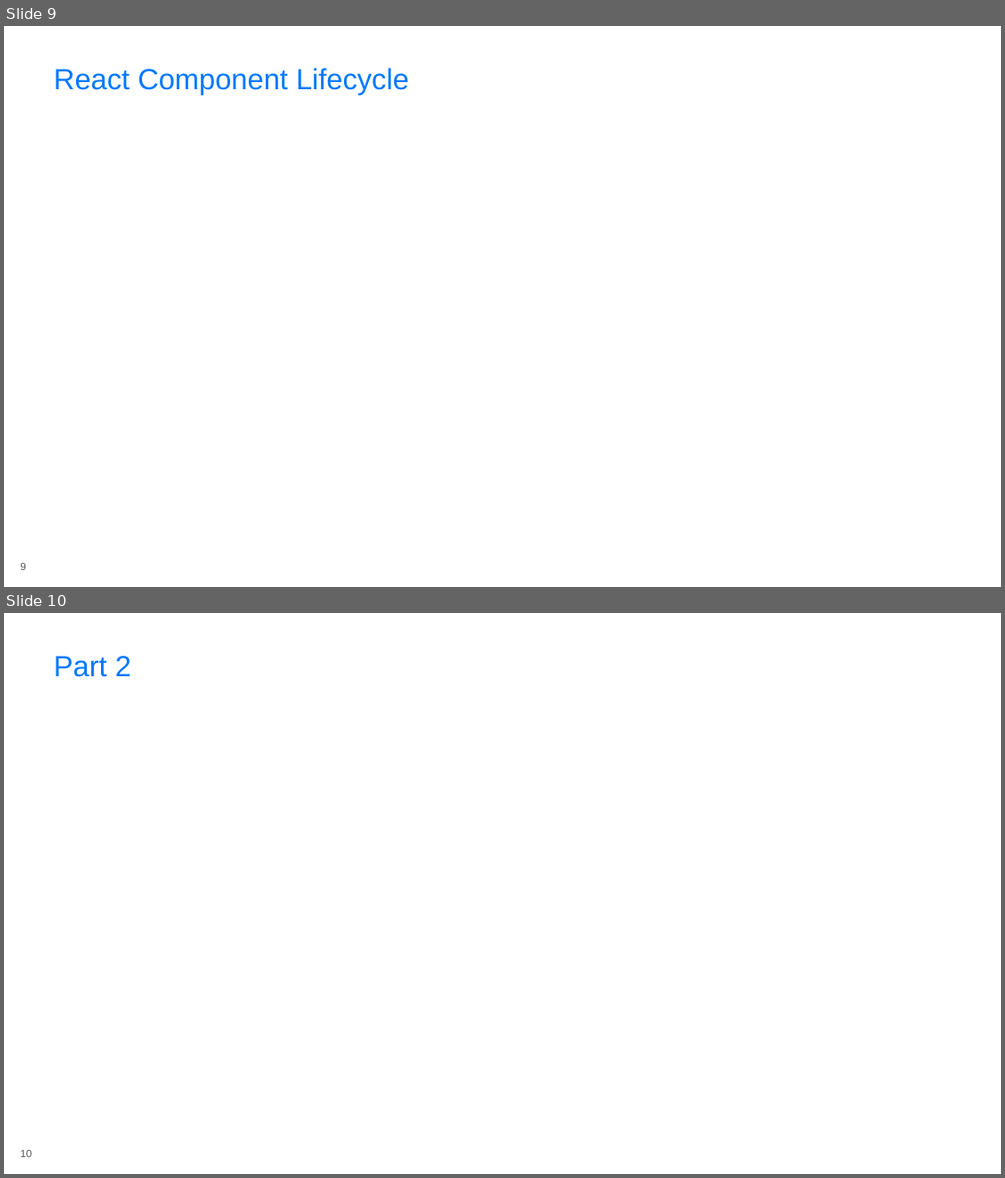
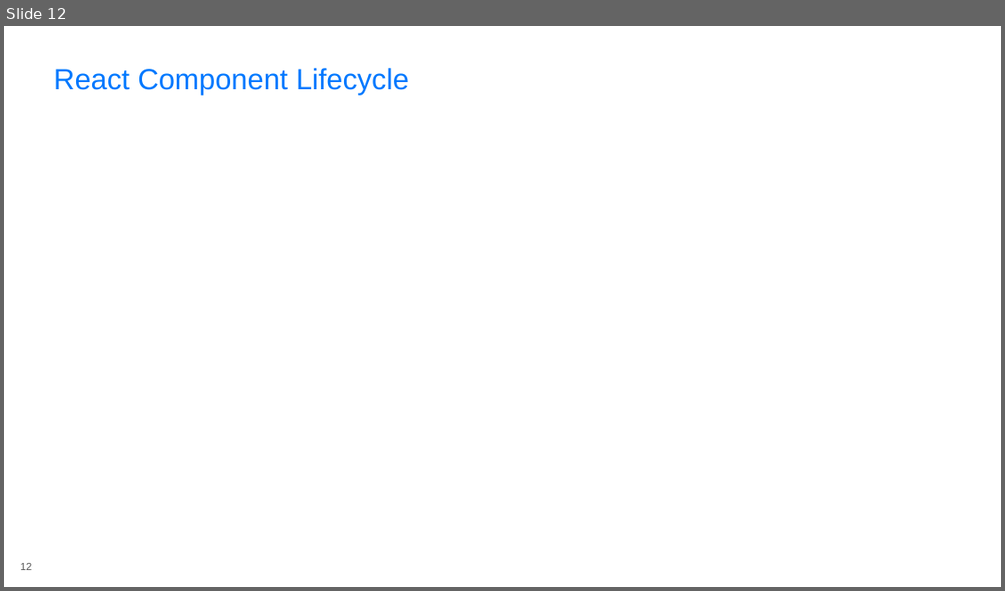
Before and after one commit to rasmuskl/react-webpack-typescript, a slide deck: _notes/Presentation.pptx. Shown one above the other, each under a label of ours: slides 9 and 10 before the commit, slide 12 after it. The pictures are 1005x1178 and 1005x591 pixels, drawn with LibreOffice and Linux fonts; fonts in the diff are those of the drawing; background and template pictures are left out. Boxes give left, top, right and bottom in pixels: in the first picture for what was removed or moved away, otherwise in the second. Text is boxed around its words. In the diff, an @@ line names an element or a change of style, - is before the commit and + after.

```diff
--- a/_notes/Presentation.pptx
+++ b/_notes/Presentation.pptx
@@ slide 10 removed at [4, 613, 1001, 1174], background #FFFFFF @@
@@ title removed at [54, 656, 131, 677] @@
-Part 2
@@ page number removed at [20, 1150, 32, 1157] @@
-10
@@ what was slide 9 is now slide 12 @@
@@ page number at [20, 563, 32, 570]: text changed @@
-9
+12
```
Also in this commit, not shown: 2 slides changed, 5 slides added, 1 other slide removed, 5 other files.
